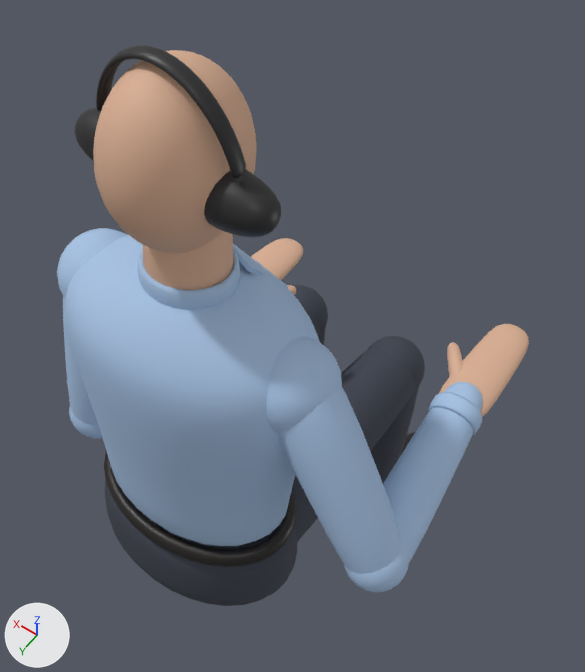
What one commit did to the glTF model public/assets/scene/figure.glb.
One viewpoint serves both versions: a camera (50 mm lens) standing at (-0.479, 0.403, 1.769) and looking at (0.0, -0.266, 0.717). Arrows for +X, +Y and +Z are at lower left; the lights stay in place. The first picture is the older version. Vertices at exactly the same position are counted once.

The first picture shows 'Figure'.
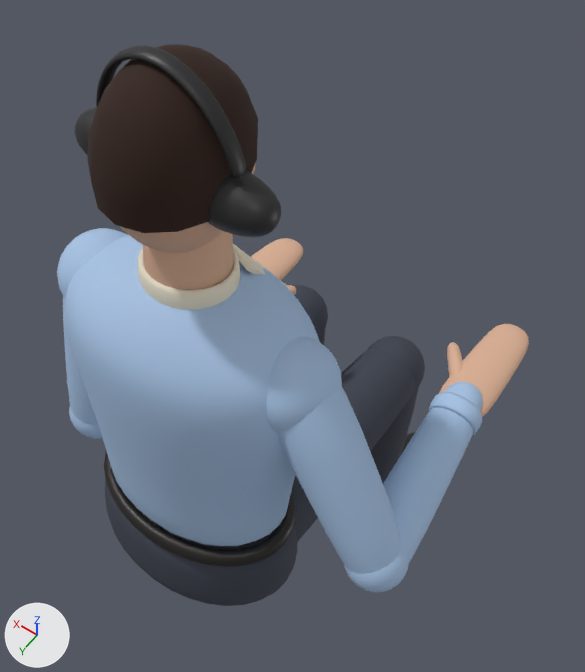
Boxes [x1, y1, x2, y2] around the edits, measured in the pictures (585 x 672 px):
'Figure', reshaped
    before: [57, 45, 529, 606]
    after: [57, 44, 529, 606]
part 1 of me_figure, added (brown)
    after: [87, 44, 258, 233]
part 2 of me_figure, recoloured (blue to pale yellow)
    both: [138, 244, 289, 310]

The change in detail:
Material 'Collar' (mat_collar) is new.
Its base color is (0.828, 0.768, 0.621) (pale yellow #ebe3cf).
Its roughness is 0.8.
Material 'Hair' (mat_hair) is new.
Its base color is (0.0301, 0.0108, 0.00542) (brown #301b11).
Its roughness is 0.9.
me_figure is used by ob_figure; location (0.0, 0.0, 0.0).
me_figure had 10920 vertices, 21712 faces and spanned x -0.361..0.215, y -0.637..0.127, z 0.003..1.35.
me_figure now has 11017 vertices, 21888 faces and spans x -0.361..0.215, y -0.637..0.127, z 0.003..1.35.
me_figure part 1: a new loose piece of 97 vertices spanning x -0.08..0.08, y -0.151..0.034, z 1.206..1.341, in mat_hair (brown #301b11).
me_figure part 2: 528 faces spanning x -0.07..0.072, y -0.165..0.001, z 0.977..1.086 switch from mat_shirt (blue #a8c4e5) to mat_collar (pale yellow #ebe3cf).
me_figure gains material mat_hair (brown #301b11).
